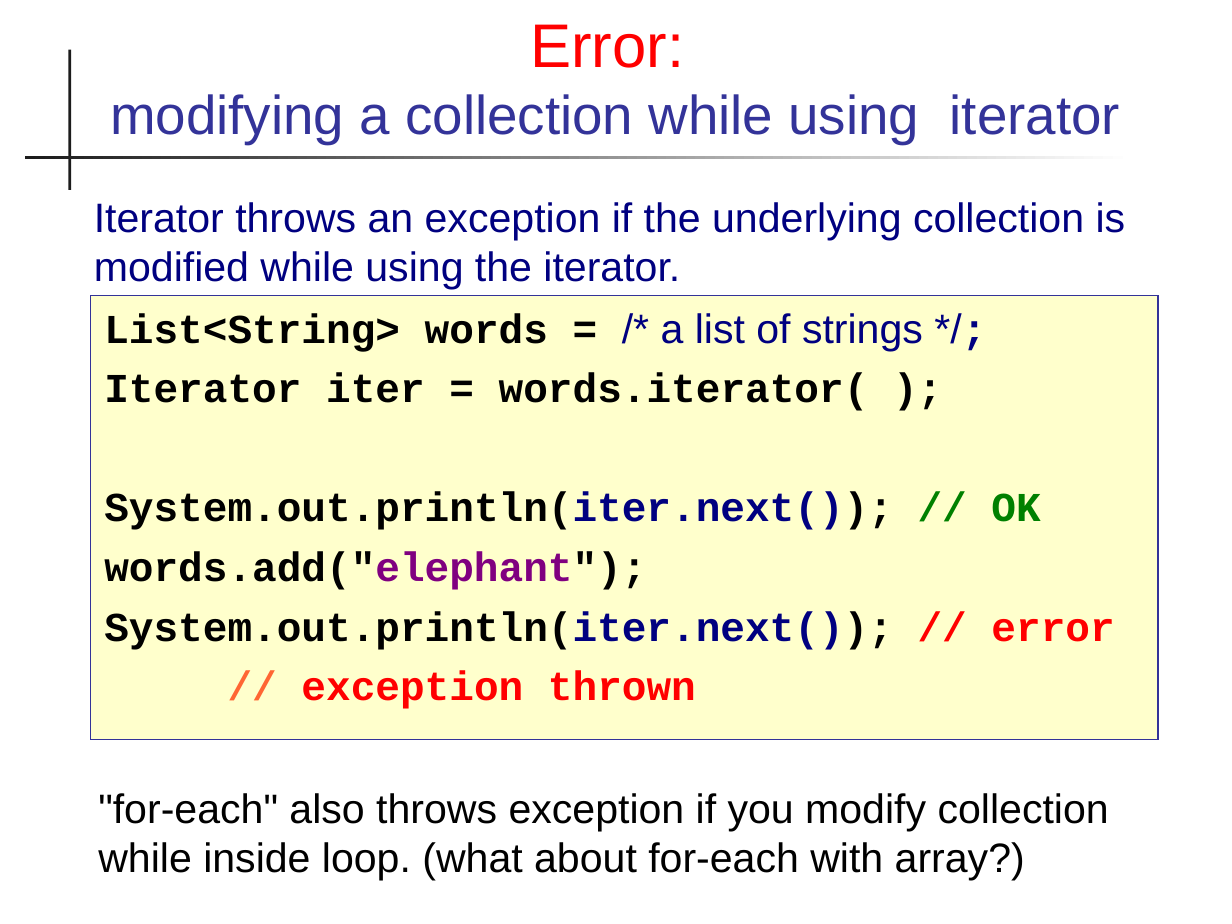
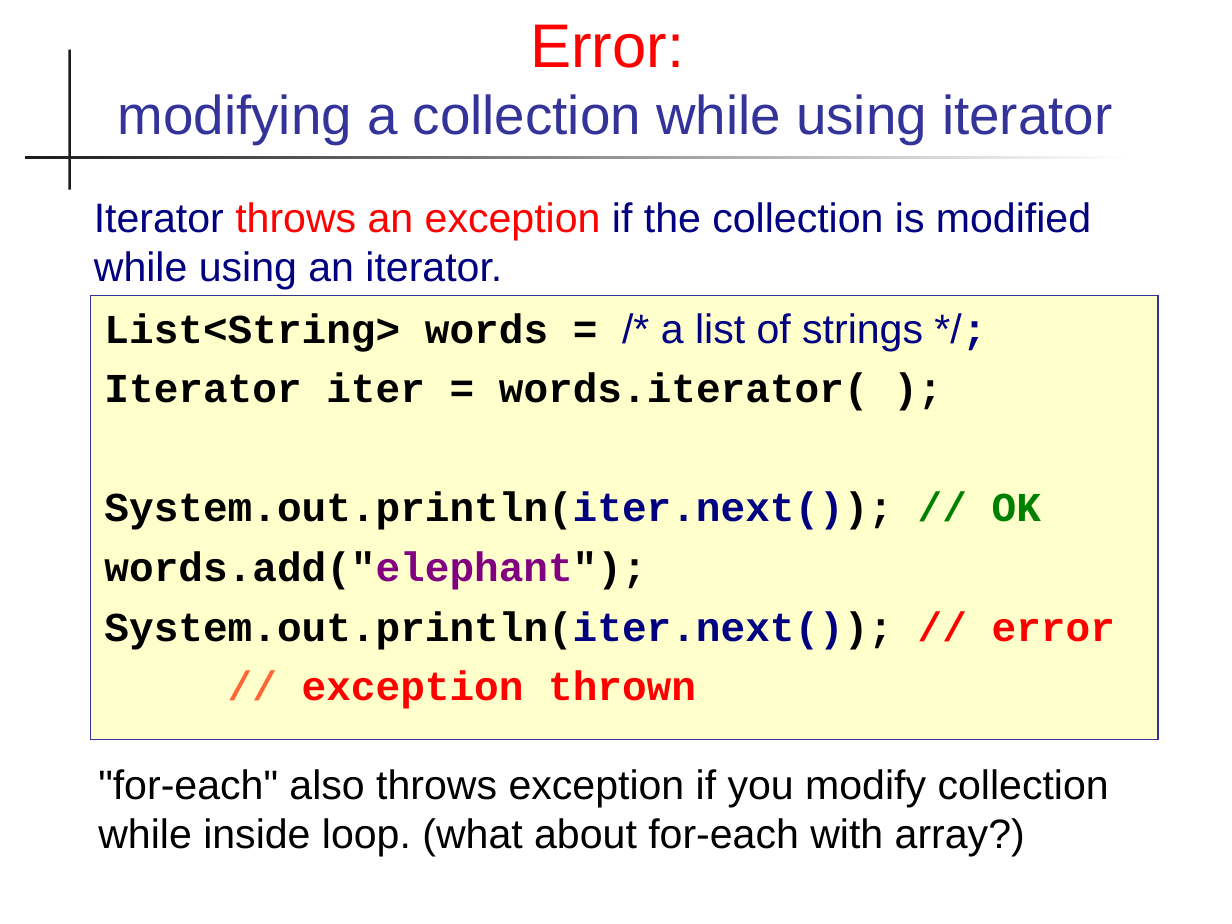
Before and after one commit to skeoop/skeoop.github.io, a slide deck: slide 14 of collections/Iterators.ppt. Drawn at 1232x924 pixels with LibreOffice and Linux fonts; fonts in the diff are those of the drawing. Boxes give left, top, right and bottom in pixels: in the first picture for what was removed or moved away, otherwise in the second. Text is boxed around its words. In the diff, an @@ line names an element or a change of style, - is before the commit and + after.

Commit message:
revise material on collections and iterators

```diff
--- a/collections/Iterators.ppt
+++ b/collections/Iterators.ppt
@@ title "Error: modifying a collection while ..." rewrapped from (x1=110, y1=24, x2=1120, y2=144) to (x1=118, y1=24, x2=1112, y2=144) @@
@@ text at (x1=94, y1=202, x2=1091, y2=289): text changed @@
-Iterator throws an exception if the underlying collection is modified while using the iterator.
+Iterator throws an exception if the collection is modified while using an iterator.
@@ text ""for-each" also throws exception if ..." moved from (x1=98, y1=793, x2=1109, y2=880) to (x1=98, y1=769, x2=1109, y2=856) @@
```
Also in this commit, not shown: 11 other slides changed, 9 other files.
